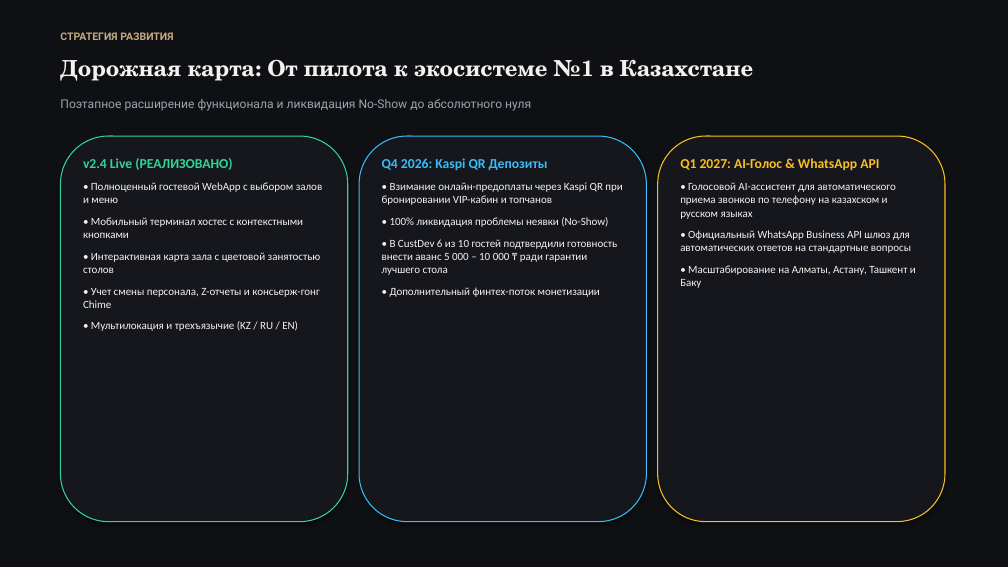
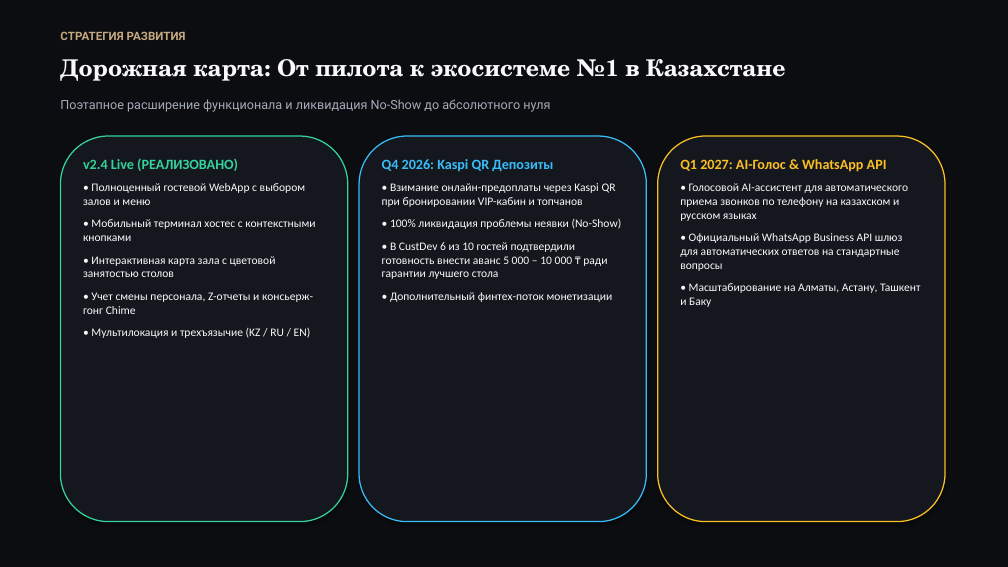
Before and after one commit to Sp1ceMan/restokz-bot, a slide deck: slide 14 of RestoKZ_Presentation.pptx. Drawn at 1008x567 pixels with LibreOffice and Linux fonts; fonts in the diff are those of the drawing. Boxes give left, top, right and bottom in pixels: in the first picture for what was removed or moved away, otherwise in the second. Text is boxed around its words. In the diff, an @@ line names an element or a change of style, - is before the commit and + after.

Commit message:
feat: enhance presentation with larger typography, centered mobile mockup, realistic CustDev ratios and authentic counter-arguments

```diff
--- a/RestoKZ_Presentation.pptx
+++ b/RestoKZ_Presentation.pptx
@@ rectangle at (0,0,1008,567): fill #0E1013 to #0B0D10 @@
@@ text "СТРАТЕГИЯ РАЗВИТИЯ" at (60,31,186,40): size 10 to 11 pt @@
@@ text "Дорожная карта: От пилота к ..." at (60,59,786,81): size 21 to 22 pt, text colour #F4F2EE to #F9F9FB @@
@@ text "Поэтапное расширение функционала и ликвидация ..." at (60,99,550,112): size 11.5 to 12 pt, text colour #9CA3AF to #A3AAB8 @@
@@ rounded rectangle at (60,136,348,522): fill #15171D to #14171E; outline #34D399 1 pt to #34D399 1.2 pt @@
@@ rounded rectangle at (359,136,647,522): fill #15171D to #14171E; outline #38BDF8 1 pt to #38BDF8 1.2 pt @@
@@ rounded rectangle at (658,136,945,522): fill #15171D to #14171E; outline #FBBF24 1 pt to #FBBF24 1.2 pt @@
@@ text "v2.4 Live (РЕАЛИЗОВАНО)" at (83,159,315,338): size 13 to 13.5 pt in "v2.4 Live (РЕАЛИЗОВАНО)"; size 10.5 to 11 pt, text colour #F4F2EE to #F9F9FB @@
@@ text "Q4 2026: Kaspi QR Депозиты" at (382,159,622,302): size 13 to 13.5 pt in "Q4 2026: Kaspi QR Депозиты"; size 10.5 to 11 pt, text colour #F4F2EE to #F9F9FB @@
@@ text "Q1 2027: AI-Голос & WhatsApp ..." at (680,159,920,307): size 13 to 13.5 pt in "Q1 2027: AI-Голос & WhatsApp API"; size 10.5 to 11 pt, text colour #F4F2EE to #F9F9FB in "• Голосовой AI-ассистент для автоматического приема звонков ...", "• Официальный WhatsApp Business API шлюз для ...", "• Масштабирование на Алматы, Астану, Ташкент и ..." @@
```
Also in this commit, not shown: 14 other slides changed, 4 other files.
